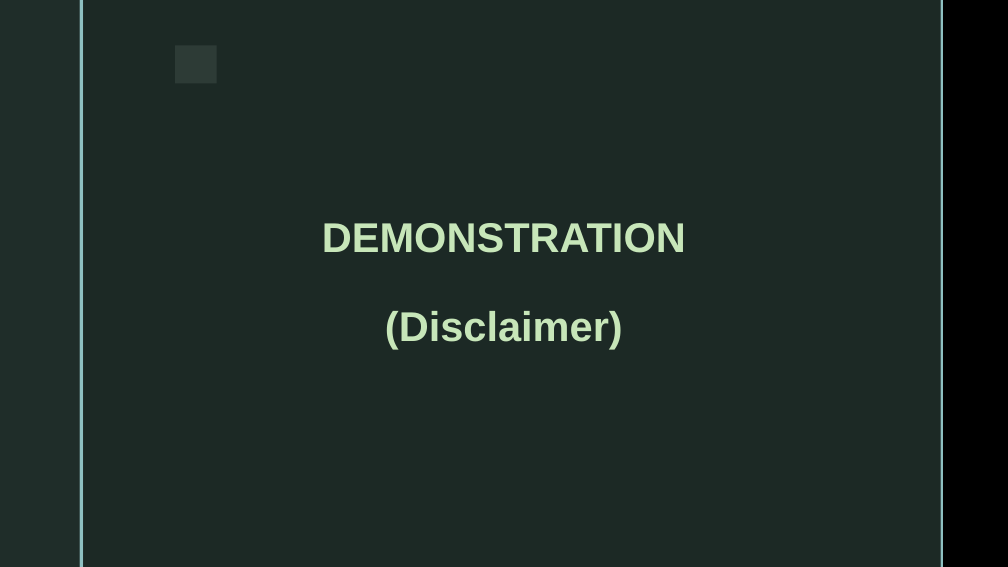
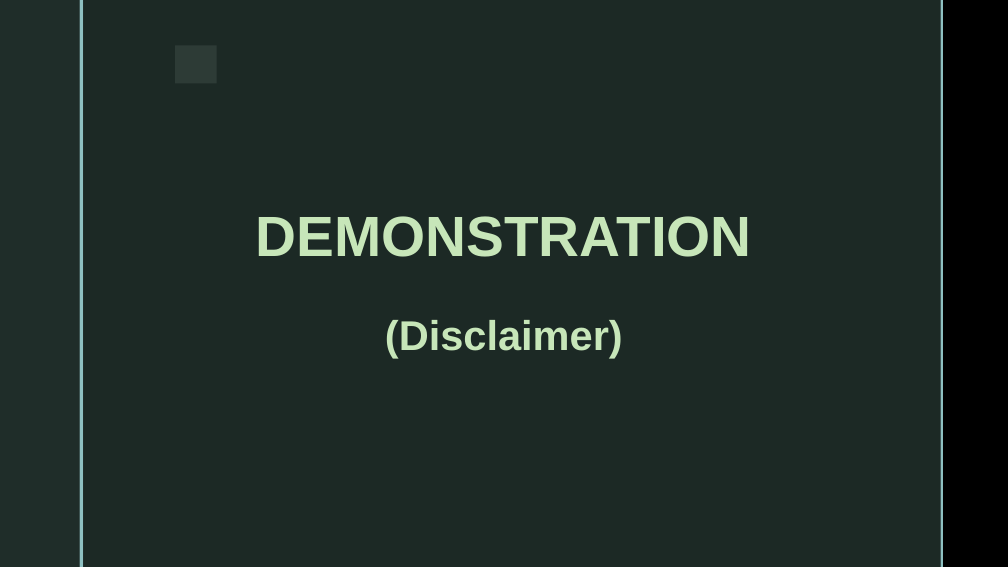
Before and after one commit to DimitarKaraz/Finance-Tracker, a slide deck: slide 10 of Finance Tracker Web Application.pptx. Drawn at 1008x567 pixels with LibreOffice and Linux fonts; fonts in the diff are those of the drawing; background and template pictures are left out. Boxes give left, top, right and bottom in pixels: in the first picture for what was removed or moved away, otherwise in the second. Text is boxed around its words. In the diff, an @@ line names an element or a change of style, - is before the commit and + after.

```diff
--- a/Finance Tracker Web Application.pptx
+++ b/Finance Tracker Web Application.pptx
@@ title "DEMONSTRATION (Disclaimer)" at (256,216,752,357): size 39.6 to 54 pt in "DEMONSTRATION" @@
```
Also in this commit, not shown: 4 other slides changed, 2 other files.
